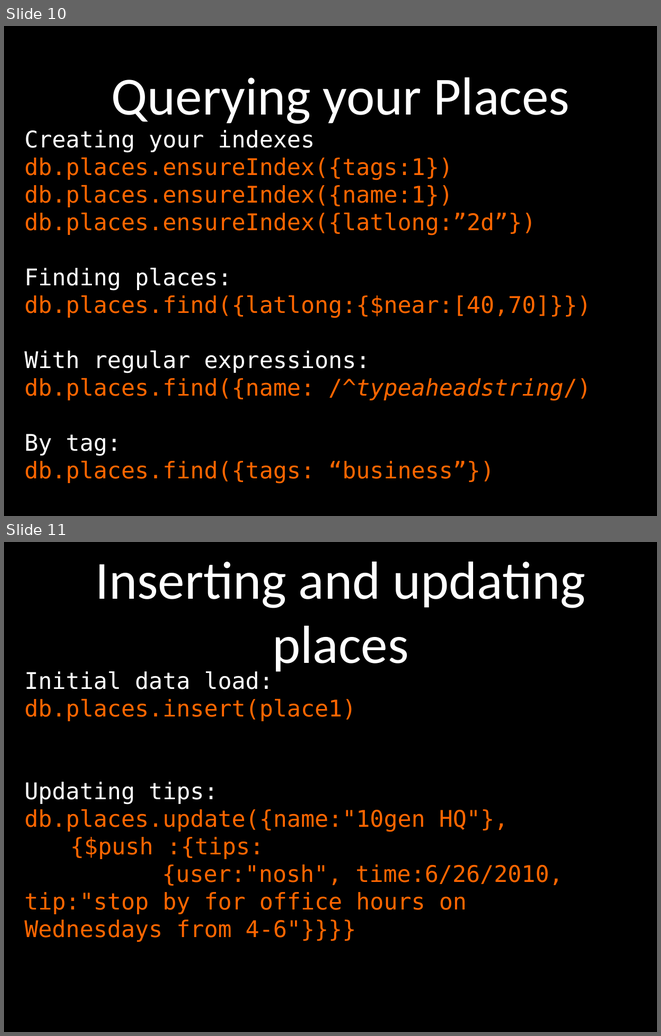
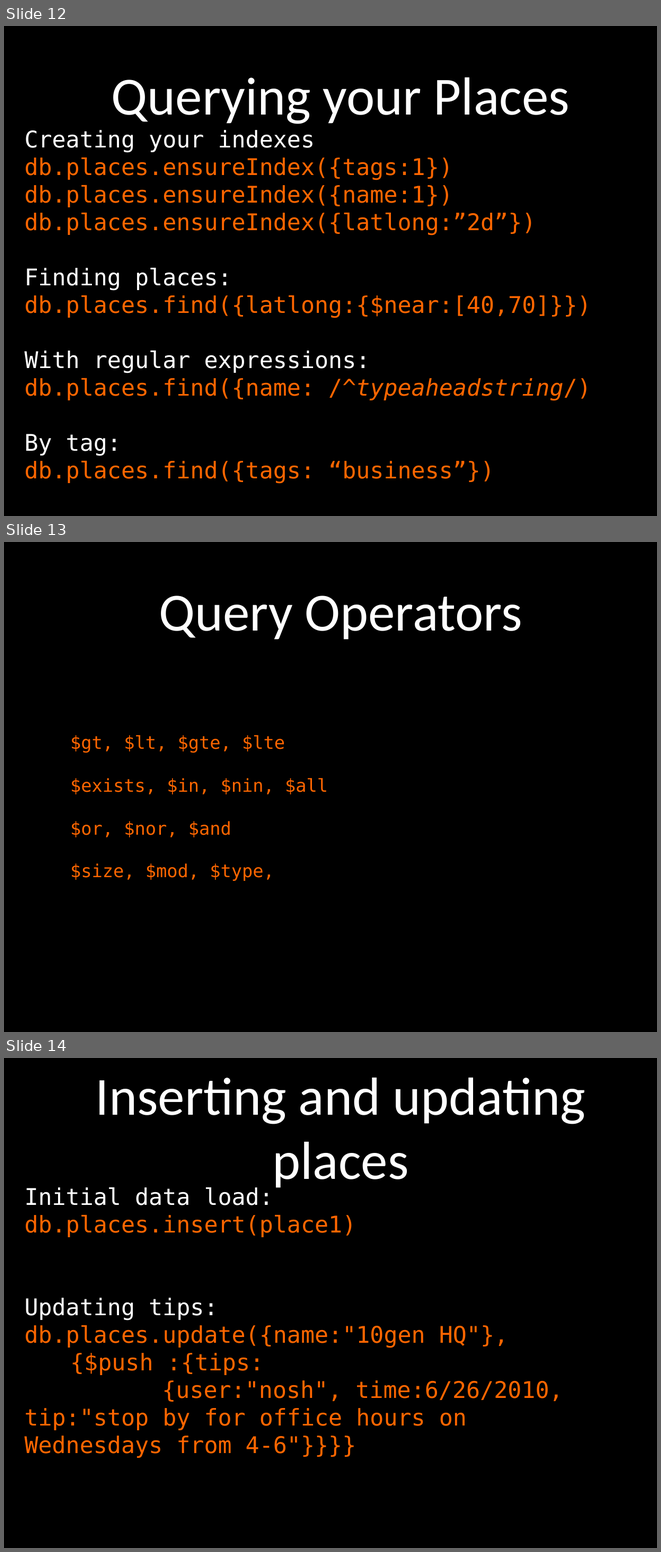
Before and after one commit to stbrody/scratch, a slide deck: WebAppsWithMongoDBWebinar-Oct2011.ppt. Shown one above the other, each under a label of ours: slides 10 and 11 before the commit, slides 12, 13 and 14 after it. The pictures are 661x1036 and 661x1552 pixels, drawn with LibreOffice and Linux fonts; fonts in the diff are those of the drawing. Boxes give left, top, right and bottom in pixels: in the first picture for what was removed or moved away, otherwise in the second. Text is boxed around its words. In the diff, an @@ line names an element or a change of style, - is before the commit and + after.

```diff
--- a/WebAppsWithMongoDBWebinar-Oct2011.ppt
+++ b/WebAppsWithMongoDBWebinar-Oct2011.ppt
@@ slide 13 added at [4, 542, 657, 1032], background #000000 @@
@@ title added at [159, 596, 522, 640], 84 pt, text #FFFFFF @@
+Query Operators
@@ text added at [70, 735, 328, 881], 28 pt, text #FF6600 @@
+$gt, $lt, $gte, $lte
+$exists, $in, $nin, $all
+$or, $nor, $and
+$size, $mod, $type,
@@ what was slide 10 is now slide 12 @@
@@ what was slide 11 is now slide 14 @@
```
Also in this commit, not shown: 6 slides changed, 2 other slides added, 1 slide removed.
